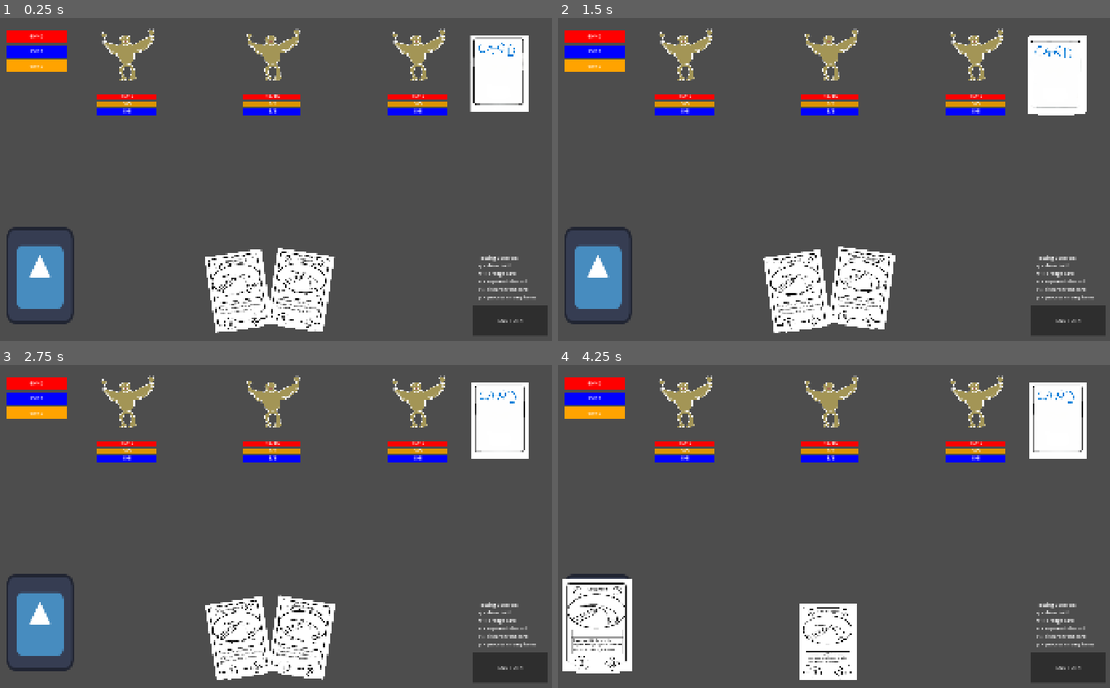
Above: before the commit, frames 1-4 (two rows, left to right).
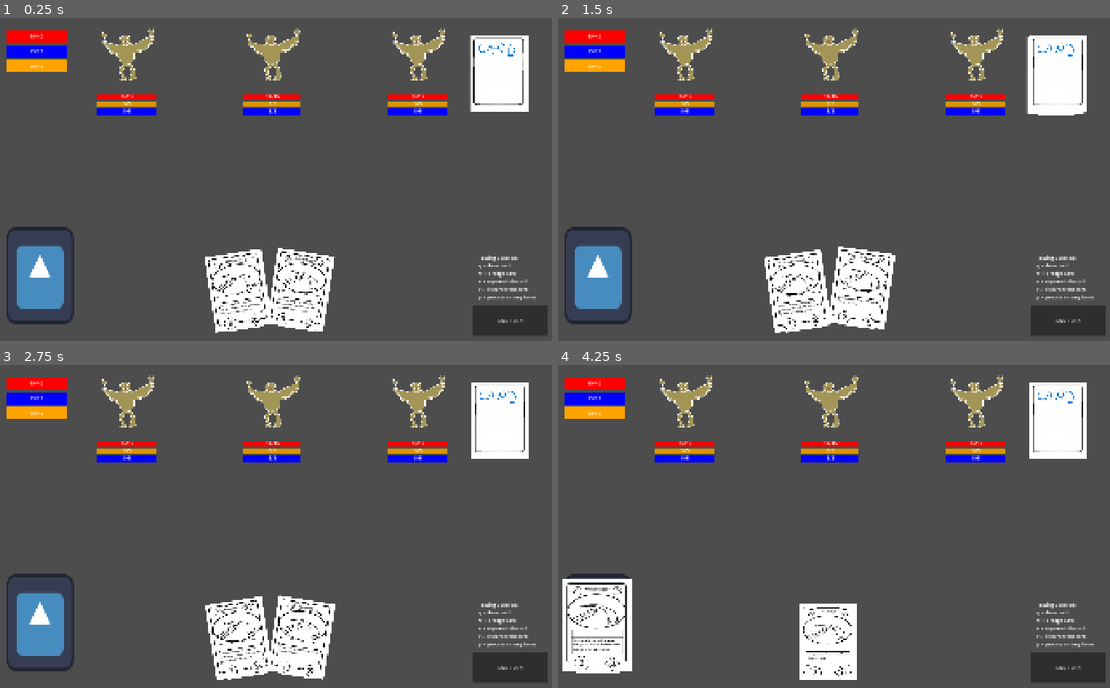
Above: after the commit, the same moments.

Repository: idealmonke/2.5d-test
Game: Godot game, scene res://game_data/scenes/Prototype_Battle.tscn
The game is run twice, just before and just after one commit, with the same random seed, the same clock (stepped at 60 frames per second) and the same inputs. This scene is started directly instead of the project's main scene. The engine's default icon, where the game draws it, is replaced by a stand-in: a white triangle on a blue panel in a dark square.
Inputs (mouse positions are in pixels of both pictures, inside the frame that each line leads up to):
- Up to frame 1 (0.25 s): no input
- Up to frame 2 (1.5 s): tap Enter at 0.5 s; drag from (596, 276) to (1060, 72) at 0.52 s; click "END TURN" at 1.25 s
- Up to frame 3 (2.75 s): tap Space at 2 s; drag from (502, 419) to (38, 623) at 2.02 s
- Up to frame 4 (4.25 s): tap Enter at 2.75 s; move the mouse to (1060, 416) at 2.77 s; hold W 2.78-3.5 s; tap R at 2.85 s; click (1060, 416) at 2.92 s; tap Space at 3.5 s; drag from (1060, 419) to (596, 626) at 3.52 s

The runs differ from the first frame. In frame 1, 0.1% of the frame differs, in the area x 50-58%, y 73-92%; in frame 2, 1.1%, in the area x 37-96%, y 5-98%; in frame 3, 0.2%; in frame 4, 0.3%.

Commit message:
Fixed abilities needing to display cards

Diff:
--- a/game_data/player_data/party_data/Starter1.tres
+++ b/game_data/player_data/party_data/Starter1.tres
@@ -5,5 +5,5 @@
 [resource]
 script = ExtResource("1_q0e4e")
 party_id = 1
-card_ids = Array[int]([1001, 1001, 1001, 1001, 1001, 1001, 1001, 1001, 1002, 1002, 1002, 1002, 1002, 1002, 1002, 1002])
+card_ids = Array[int]([1001, 1001, 1001, 1001, 1002, 1002, 1002, 1002, 3004, 3004, 3004, 3004])
 metadata/_custom_type_script = "uid://tj0fltstwh2q"
--- a/game_data/scripts/battle_controller.gd
+++ b/game_data/scripts/battle_controller.gd
@@ -9,11 +9,15 @@
 
 var current_state: COMMON_ENUMS.BATTLE_STATE = COMMON_ENUMS.BATTLE_STATE.BEGIN_BATTLE
 
+var display_grid: skill_card_display_grid
+
 # Necessary UI Stuff
 var end_turn_button: Button
 
 #Targeting Manager
 var targeting_manager_instance : targeting_manager
+
+signal display_signal
 
 # Init Battle Controller
 func _ready() -> void:
@@ -46,13 +50,13 @@
 			for enem in data.enemies:
 				enem.process_turn()
 
-func setup(battle_scene: Node, discard: Node, hand: Node, library: Node, tm : targeting_manager, end_turn) -> void:
+func setup(battle_scene: Node, discard: Node, hand: Node, library: Node, tm : targeting_manager, end_turn, display: skill_card_display_grid) -> void:
 	data.discard = discard
 	data.hand = hand
 	data.library = library
 
 	targeting_manager_instance = tm
-
+	display_grid = display
 	end_turn_button = end_turn
 	_change_state(COMMON_ENUMS.BATTLE_STATE.PLAYER_UPKEEP)
 
@@ -108,9 +112,13 @@
 
 	# pause code
 	#await get_tree().create_timer(2.0).timeout
-
-	var targets = await targeting_manager_instance.select_targets(card)
-	card.ability.execute(targets)
+	var targets = null
+	if card.ability.target_type == COMMON_ENUMS.TARGET_TYPE.NONE:
+		targets = targeting_info.new()
+	else:
+		targets = await targeting_manager_instance.select_targets(card)
+
+	await card.ability.execute(targets)
 
 	card.z_index -= 10
 	data.discard.add_card(card)
--- a/game_data/scripts/battle_setup.gd
+++ b/game_data/scripts/battle_setup.gd
@@ -14,7 +14,7 @@
 										$player_stat_bars/stamina_bar,
 										$player_stat_bars/stamina_bar/stamina_label)
 
-	BattleController.setup(self, $discard, $hand, $library, $targeting_manager, $end_turn)
+	BattleController.setup(self, $discard, $hand, $library, $targeting_manager, $end_turn, $skill_card_display_grid)
 
 	_init_player_cards()
 	_init_enemies()
--- a/game_data/skill_cards/card_locations/skill_card_discard.gd
+++ b/game_data/skill_cards/card_locations/skill_card_discard.gd
@@ -55,5 +55,10 @@
 	BattleController._change_state(COMMON_ENUMS.BATTLE_STATE.DISPLAYING)
 	display_grid.load_cards(discard, _close_display, "Discard")
 
-func _close_display(card: skill_card) -> void:
+func _custom_display_discard(custom_func: Callable) -> void:
+	BattleController._change_state(COMMON_ENUMS.BATTLE_STATE.DISPLAYING)
+	display_grid.load_cards(discard, custom_func, "Discard")
+
+func _close_display(card: skill_card) -> skill_card:
 	BattleController._change_state(COMMON_ENUMS.BATTLE_STATE.PLAYER_PLAYING)
+	return card
--- a/game_data/skill_cards/card_locations/skill_card_display_grid.gd
+++ b/game_data/skill_cards/card_locations/skill_card_display_grid.gd
@@ -20,6 +20,8 @@
 	screen_size = get_viewport().get_visible_rect().size
 
 func load_cards(payload: Array[skill_card], exit: Callable, text: String) -> void:
+	if not cards.is_empty():
+		_clear_cards()
 	cards.append_array(payload)
 	exit_func = exit
 	for card in payload:
@@ -32,6 +34,7 @@
 func _select_card(card: skill_card):
 	_clear_cards()
 	exit_func.call(card)
+	BattleController.display_signal.emit()
 
 func _clear_cards() -> void:
 	for card in cards:
--- a/game_data/skill_cards/skill_card.gd
+++ b/game_data/skill_cards/skill_card.gd
@@ -80,8 +80,6 @@
 	exhaust_material.shader = load("res://game_data/skill_cards/card_art/exhausted_card.gdshader")
 	card_main_frame.material = exhaust_material
 
-
-
 	card_name_label = $card_name
 	card_ability_label = $card_ability
 	card_mana_cost_label = $mana_cost
@@ -122,10 +120,14 @@
 			else:
 				global_position = misc_location
 		COMMON_ENUMS.INTERACT_STATE.PLAYING:
-			if global_position.distance_to((screen_size/2) + Vector2(0,512)) > 1:
-				global_position = global_position.lerp(screen_size/2, slow_lerp * delta)
-			else:
-				global_position = (screen_size/2) + Vector2(0,512)
+			var target = (screen_size/2)
+			if BattleController.current_state == COMMON_ENUMS.BATTLE_STATE.DISPLAYING:
+				target += Vector2(0, 1000)
+
+			if global_position.distance_to(target) > 1:
+				global_position = global_position.lerp(target, slow_lerp * delta)
+			else:
+				global_position = target
 
 func initialize_card(resource_data: skill_card_data) -> void:
 	card_name = resource_data.card_name
--- /dev/null
+++ b/game_data/skill_cards/skill_card_abilities/scavenge_ability.gd
@@ -0,0 +1,19 @@
+class_name scavenge_ability
+extends skill_card_ability
+
+var returned_card: skill_card = null
+
+func _init() -> void:
+	target_type = COMMON_ENUMS.TARGET_TYPE.NONE
+
+func execute(targets : targeting_info) -> void:
+	BattleController.dredge_card()
+	BattleController.data.discard._custom_display_discard(return_card)
+	await BattleController.display_signal
+	returned_card.interactable_state = COMMON_ENUMS.INTERACT_STATE.HAND
+	BattleController.data.discard.pop_card(returned_card)
+	BattleController.data.hand.add_card(returned_card)
+	returned_card = null
+
+func return_card(card: skill_card) -> void:
+	returned_card = card
--- a/game_data/skill_cards/skill_card_registry.gd
+++ b/game_data/skill_cards/skill_card_registry.gd
@@ -6,8 +6,7 @@
 const CARD_DB: Dictionary = {
 	1001: "longsword",
 	1002: "rondel_dagger",
-	69420: "bleh",
-	8888: "longdih"
+	3004: "scavenge"
 }
 
 static func get_card_data(ID: int) -> skill_card_data:
--- a/game_data/skill_cards/skill_cards_data/bleh.tres
+++ /dev/null
@@ -1,13 +0,0 @@
-[gd_resource type="Resource" script_class="skill_card_data" format=3 uid="uid://d3708cia0b05l"]
-
-[ext_resource type="Script" uid="uid://c3wbojvfgs5lg" path="res://game_data/skill_cards/skill_card_data.gd" id="1_34la3"]
-[ext_resource type="Texture2D" uid="uid://cem1g003uokh2" path="res://game_data/goku/goku.png" id="1_883o3"]
-
-[resource]
-script = ExtResource("1_34la3")
-mana_cost = 3
-stamina_cost = 10
-card_name = "bleh"
-card_art = ExtResource("1_883o3")
-card_id = 69420
-metadata/_custom_type_script = "uid://c3wbojvfgs5lg"
--- a/game_data/skill_cards/skill_cards_data/longdih.tres
+++ /dev/null
@@ -1,14 +0,0 @@
-[gd_resource type="Resource" script_class="skill_card_data" format=3]
-
-[ext_resource type="Texture2D" path="res://game_data/goku/goku.png" id="1_5skm8"]
-[ext_resource type="Script" path="res://game_data/skill_cards/skill_card_data.gd" id="2_dn3ix"]
-
-[resource]
-script = ExtResource("2_dn3ix")
-mana_cost = 4
-stamina_cost = 10
-ability_desc = "8------------D"
-card_name = "longdih"
-card_art = ExtResource("1_5skm8")
-card_id = 8888
-metadata/_custom_type_script = "uid://c3wbojvfgs5lg"
--- /dev/null
+++ b/game_data/skill_cards/skill_cards_data/scavenge.tres
@@ -0,0 +1,17 @@
+[gd_resource type="Resource" script_class="skill_card_data" format=3 uid="uid://gq277da2ebqm"]
+
+[ext_resource type="Script" uid="uid://cjc0xi8sqaeqw" path="res://game_data/skill_cards/skill_card_abilities/scavenge_ability.gd" id="1_7ny3r"]
+[ext_resource type="Script" uid="uid://c3wbojvfgs5lg" path="res://game_data/skill_cards/skill_card_data.gd" id="1_ebtr1"]
+
+[sub_resource type="Resource" id="Resource_afh2t"]
+script = ExtResource("1_7ny3r")
+metadata/_custom_type_script = "uid://cjc0xi8sqaeqw"
+
+[resource]
+script = ExtResource("1_ebtr1")
+stamina_cost = 2
+card_ability = SubResource("Resource_afh2t")
+ability_desc = "Dredge a card, Return a card from discard to hand"
+card_name = "Scavenge"
+card_id = 3004
+metadata/_custom_type_script = "uid://c3wbojvfgs5lg"
Not shown, added: game_data/skill_cards/skill_card_abilities/scavenge_ability.gd.uid
